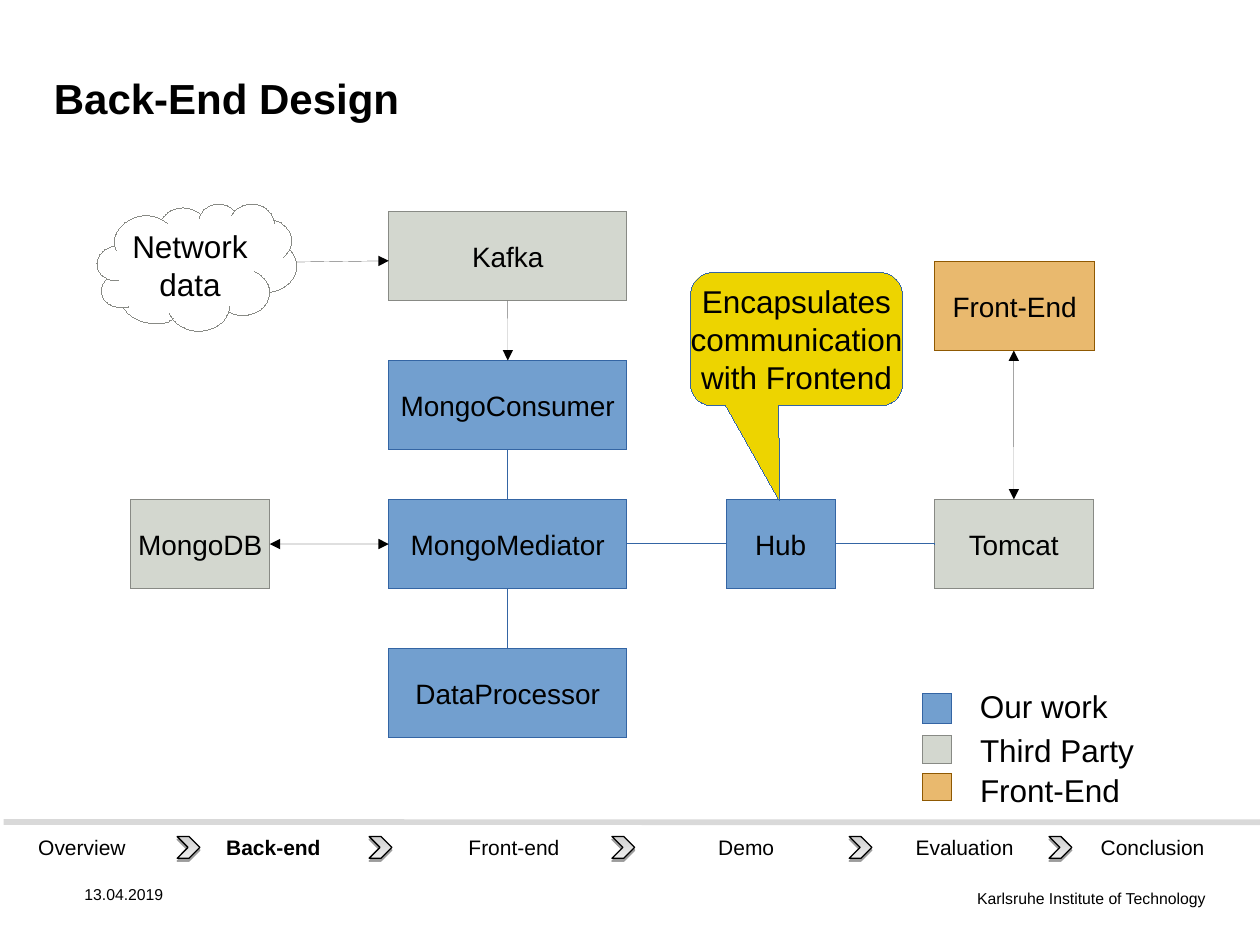
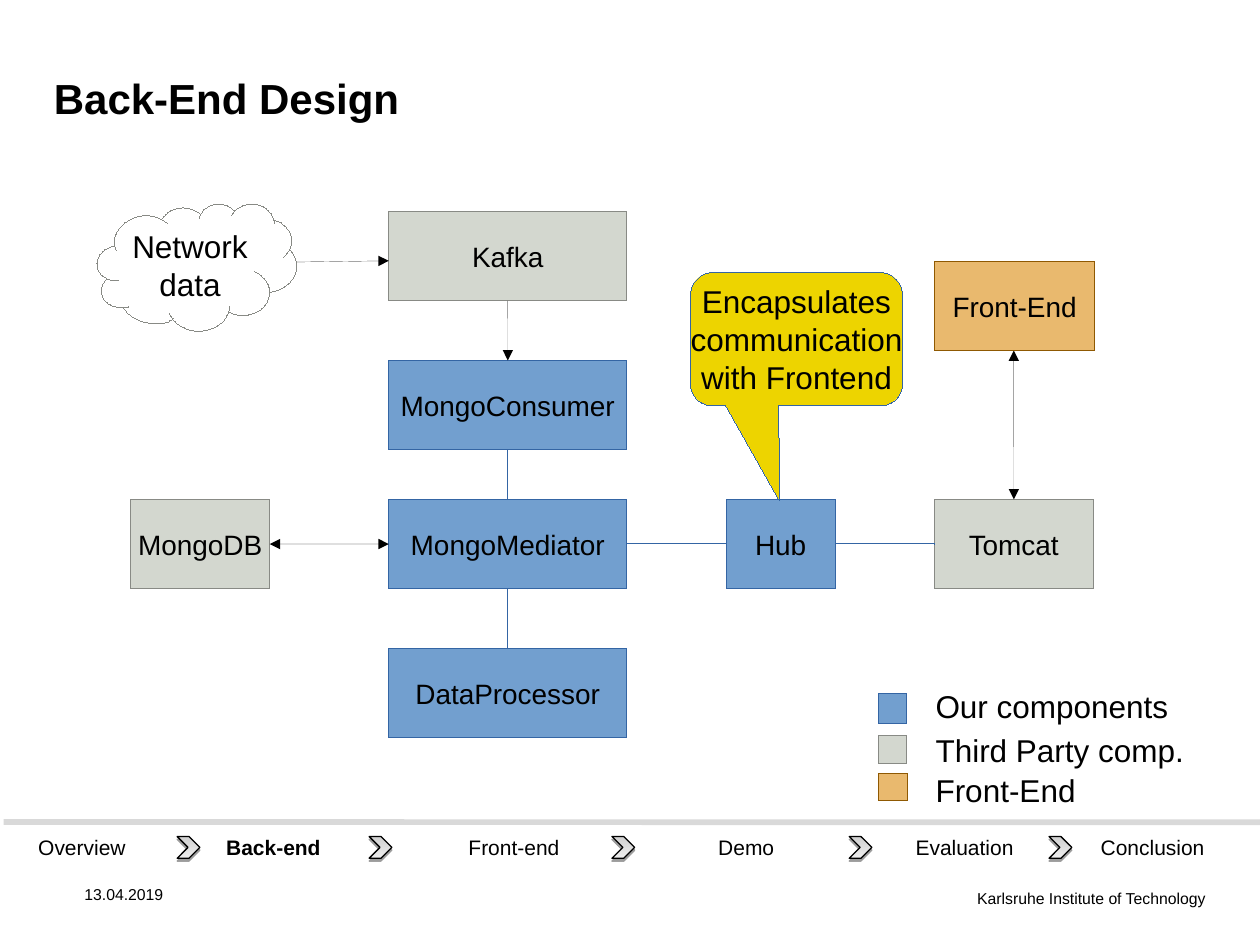
Before and after one commit to DHSTTOS/documents, a slide deck: slide 12 of final_presentation/final-pres3.odp. Drawn at 1260x945 pixels with LibreOffice and Linux fonts; fonts in the diff are those of the drawing; background and template pictures are left out. Boxes give left, top, right and bottom in pixels: in the first picture for what was removed or moved away, otherwise in the second. Text is boxed around its words. In the diff, an @@ line names an element or a change of style, - is before the commit and + after.

Commit message:
Change text of legend.

```diff
--- a/final_presentation/final-pres3.odp
+++ b/final_presentation/final-pres3.odp
@@ text at bbox=[936, 696, 1169, 724]: text changed @@
-Our work
+Our components
@@ text at bbox=[936, 739, 1184, 768]: text changed @@
-Third Party
+Third Party comp.
@@ 3 rectangles, 1 text: place and size @@
-3 rectangles, 1 text at bbox=[922, 694, 1120, 803]
+3 rectangles, 1 text at bbox=[878, 694, 1076, 803]
```
Also in this commit, not shown: 7 other slides changed.
